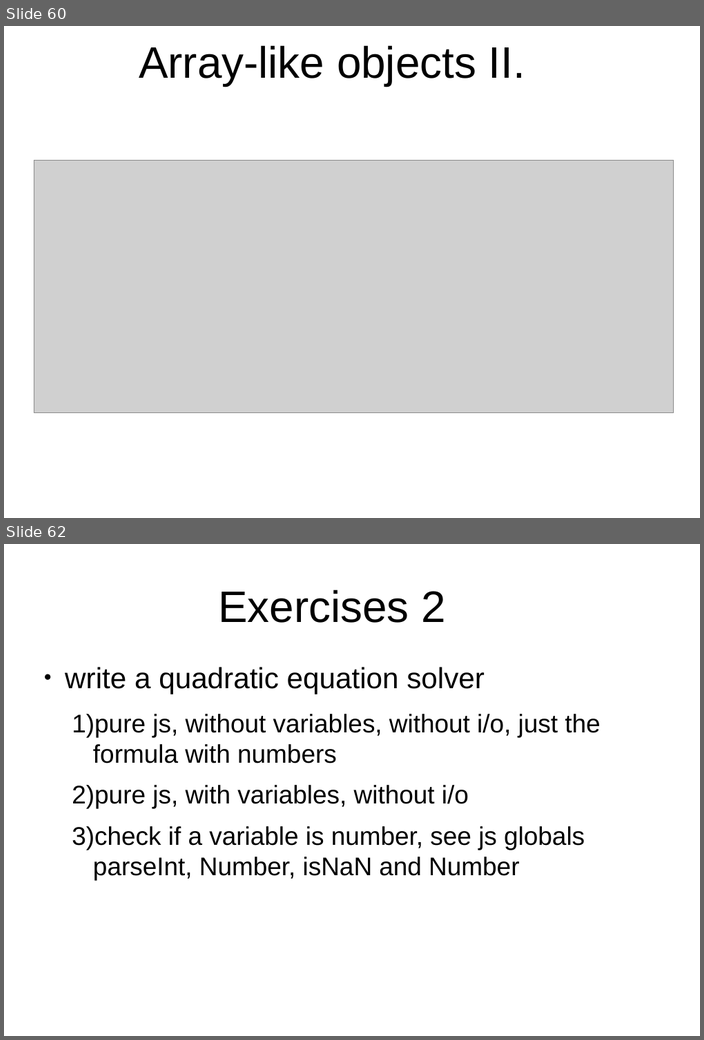
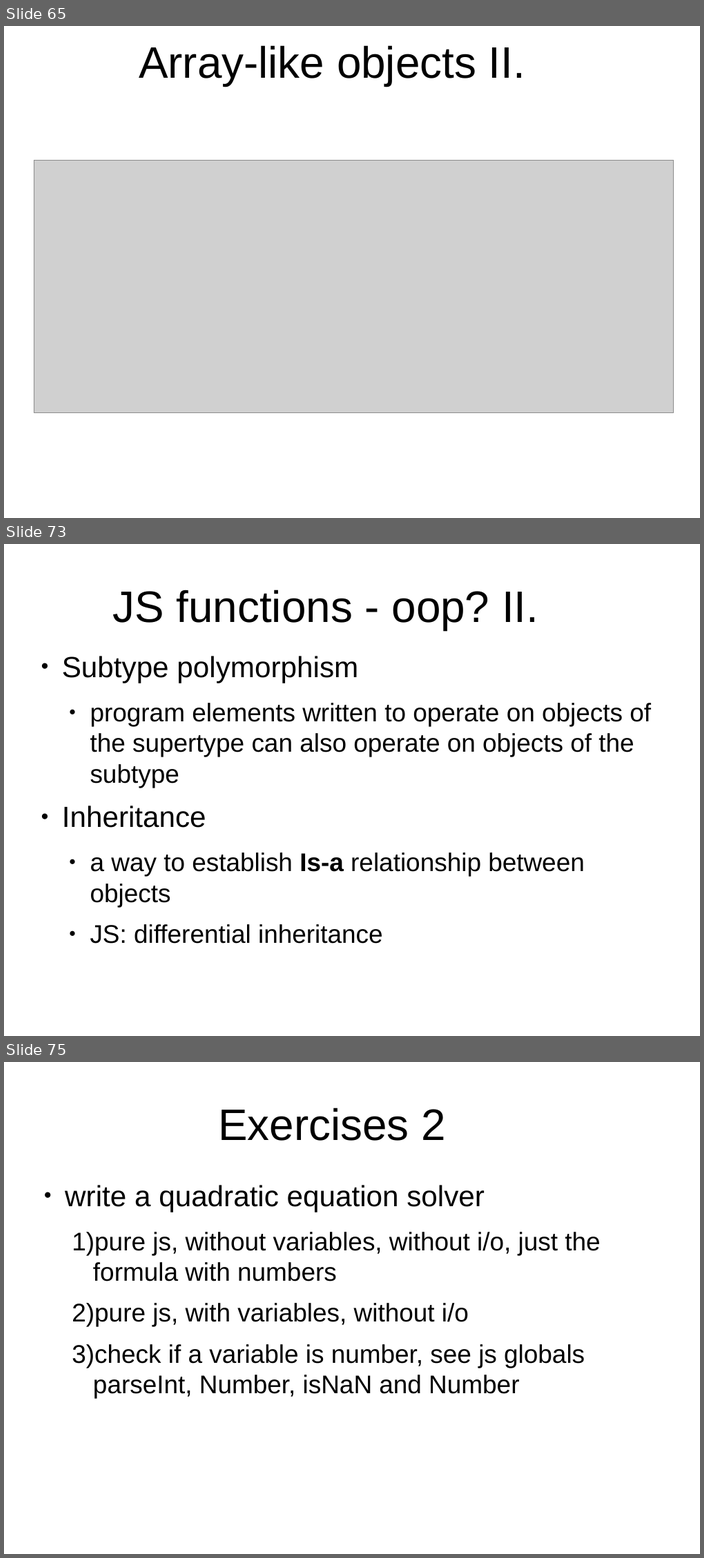
Before and after one commit to peterborkuti/other, a slide deck: JavaScriptBasics/jsbasics-slide.odp. Shown one above the other, each under a label of ours: slides 60 and 62 before the commit, slides 65, 73 and 75 after it; the slides between them are not shown. The pictures are 704x1040 and 704x1558 pixels, drawn with LibreOffice and Linux fonts; fonts in the diff are those of the drawing; grey boxes stand for pictures; background and template pictures are left out. Boxes give left, top, right and bottom in pixels: in the first picture for what was removed or moved away, otherwise in the second. Text is boxed around its words. In the diff, an @@ line names an element or a change of style, - is before the commit and + after.

```diff
--- a/JavaScriptBasics/jsbasics-slide.odp
+++ b/JavaScriptBasics/jsbasics-slide.odp
@@ slide 73 added at (4,544,700,1036), background #FFFFFF @@
@@ title added at (113,590,538,630), 53.3 pt, text #000000 @@
+JS functions - oop? II.
@@ text added at (62,656,651,944), 30.9 pt, text #000000 @@
+● Subtype polymorphism
+  ● program elements written to operate on objects of the supertype can also operate on objects of the subtype
+● Inheritance
+  ● a way to establish Is-a relationship between objects
+  ● JS: differential inheritance
@@ what was slide 60 is now slide 65 @@
@@ what was slide 62 is now slide 75 @@
```
Also in this commit, not shown: 13 other slides added, 1 slide removed, 4 other files.
